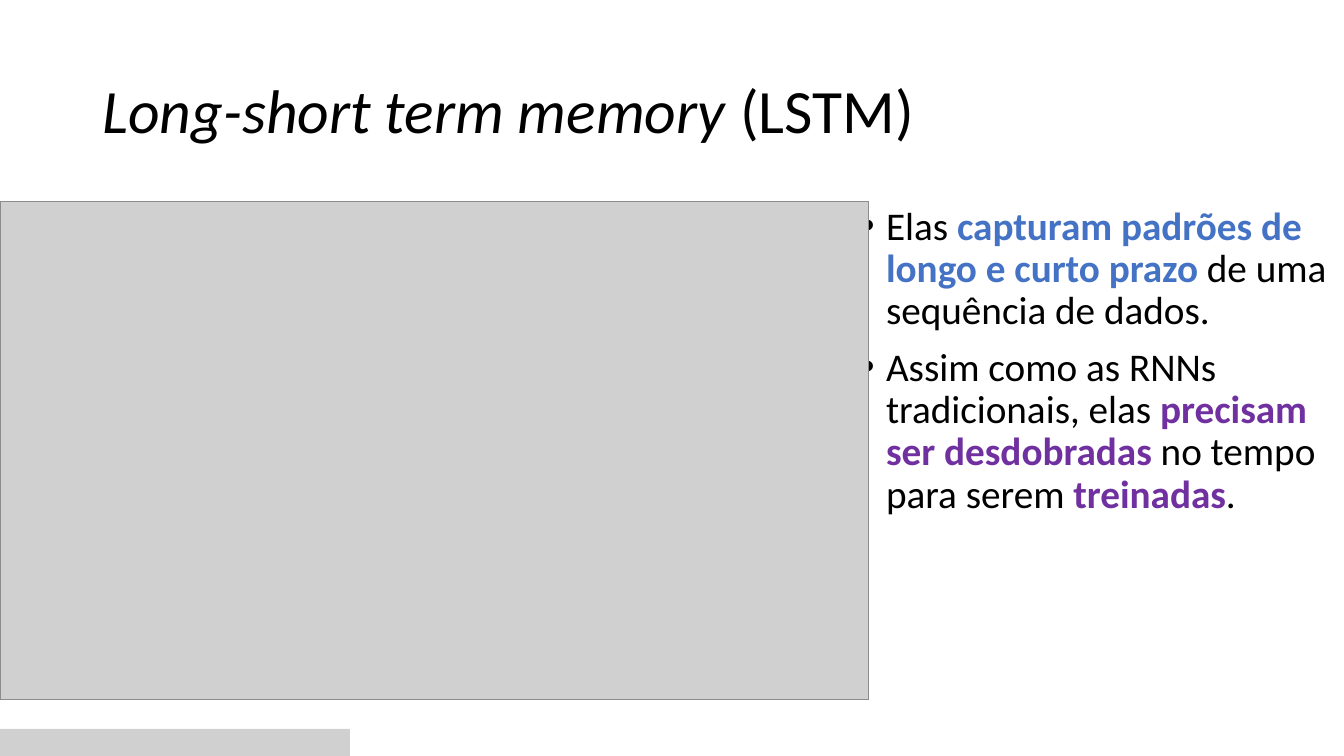
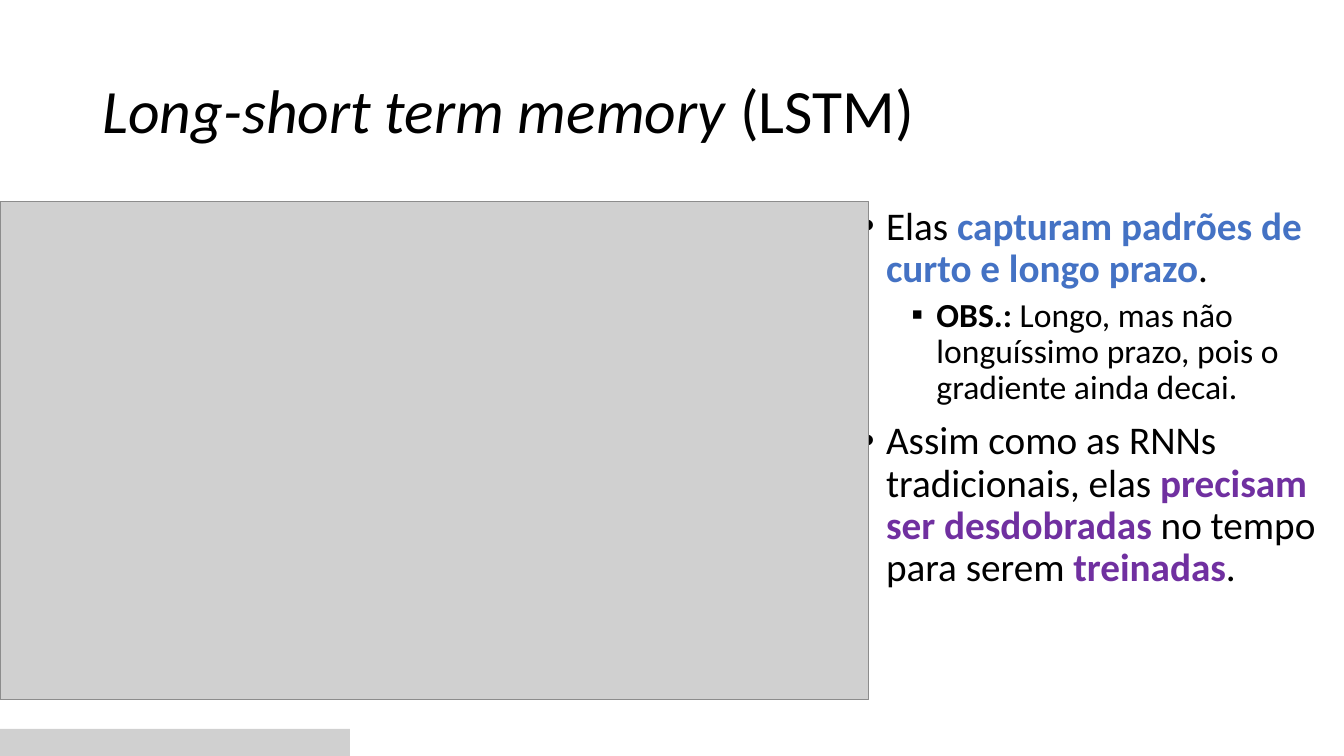
Before and after one commit to zz4fap/c24_inteligencia_artificial, a slide deck: slide 42 of slides/C24_RNN.pptx. Drawn at 1344x756 pixels with LibreOffice and Linux fonts; fonts in the diff are those of the drawing; grey boxes stand for pictures. Boxes give left, top, right and bottom in pixels: in the first picture for what was removed or moved away, otherwise in the second. Text is boxed around its words. In the diff, an @@ line names an element or a change of style, - is before the commit and + after.

```diff
--- a/slides/C24_RNN.pptx
+++ b/slides/C24_RNN.pptx
@@ text at <box>886,212,1302,405</box>: text changed; size 28 to 24 pt; text colour #4472C4 to #000000; bold off @@
-• Elas capturam padrões de longo e curto prazo de uma sequência de dados.
+• Elas capturam padrões de curto e longo prazo.
+  ▪ OBS.: Longo, mas não longuíssimo prazo, pois o gradiente ainda decai.
```
Also in this commit, not shown: 13 other slides changed, 1 slide added, 1 other file.
